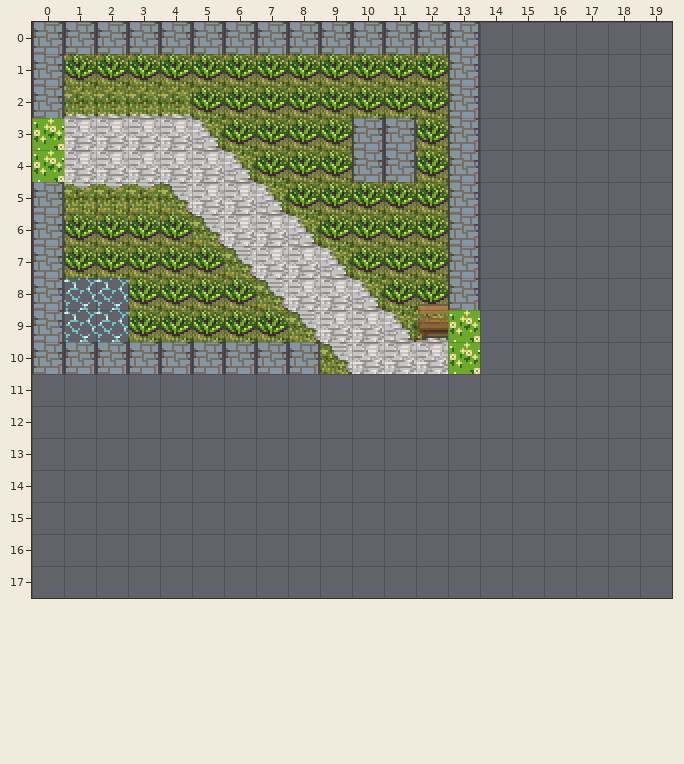
Two states of a Tiled map, maps/gardenPath.tmx. This is how it looked before the edit.
Cells are 16x16 px. Shown: x 0..19, y 0..17. The old version is drawn lined up with the new one.
The result:
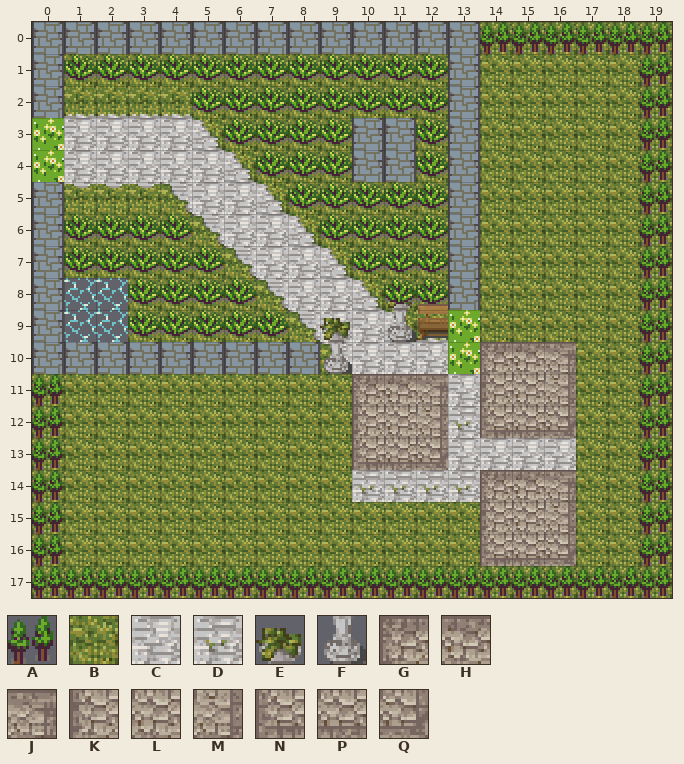
Key: from "basictiles_2": A 77; from "magecity_1": B 0, C 1, D 9, E 16, F 24, G 72, H 73, J 74, K 80, L 81, M 82, N 88, P 89, Q 90.
_ is an empty cell.
Edits made:
map size 14x11 -> 20x18 cells
Layer "Ground":
y 0..9: x 14..19 ______ -> BBBBBB
y 10: x 17..19 ___ -> BBB
y 11..14: x 0..9 __________ -> BBBBBBBBBB; x 17..19 ___ -> BBB
y 15..16: x 0..13 ______________ -> BBBBBBBBBBBBBB; x 17..19 ___ -> BBB
y 17: x 0..19 ____________________ -> BBBBBBBBBBBBBBBBBBBB
Layer "Detail":
y 10: x 14..16 ___ -> GHJ
y 11: x 10..16 _______ -> GHJCKLM
y 12: x 10..16 _______ -> KLMDNPQ
y 13: x 10..16 _______ -> NPQCCCC
y 14: x 10..16 _______ -> DDDDGHJ
y 15: x 14..16 ___ -> KLM
y 16: x 14..16 ___ -> NPQ
Layer "Detail2":
y 0: x 14..19 ______ -> AAAAAA
y 1..7: x 19 _ -> A
y 8: x 11 _ -> E; x 19 _ -> A
y 9: x 9 _ -> E; x 11 _ -> F; x 19 _ -> A
y 10: x 9 _ -> F; x 19 _ -> A
y 11..16: x 0 _ -> A; x 19 _ -> A
y 17: x 0..19 ____________________ -> AAAAAAAAAAAAAAAAAAAA
